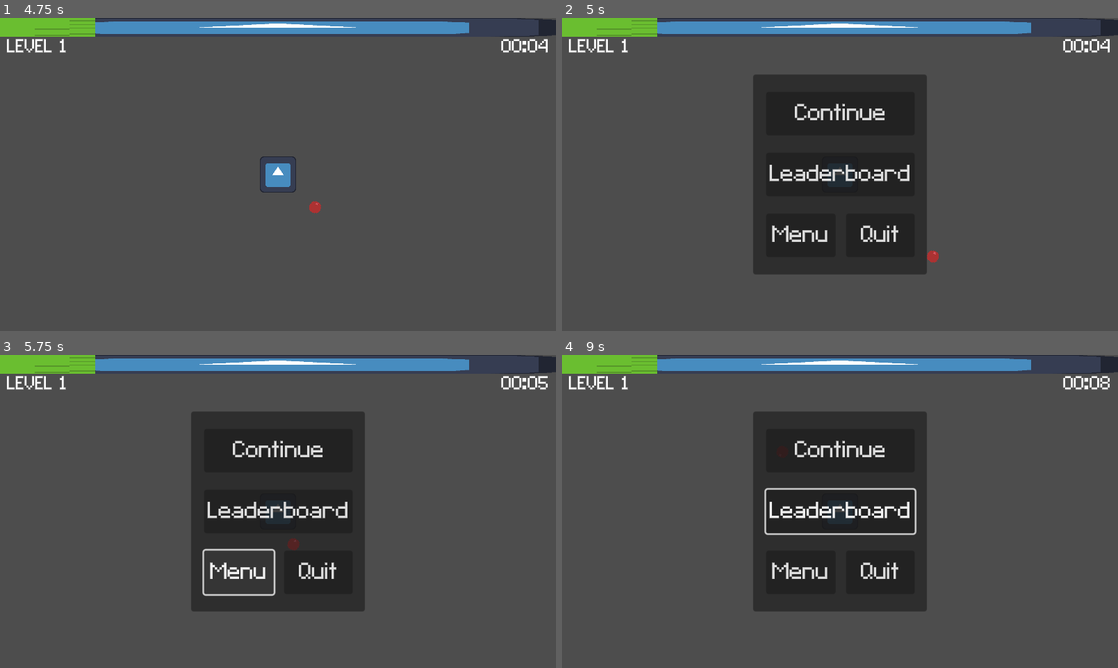
Above: before the commit, frames 1-4 (two rows, left to right).
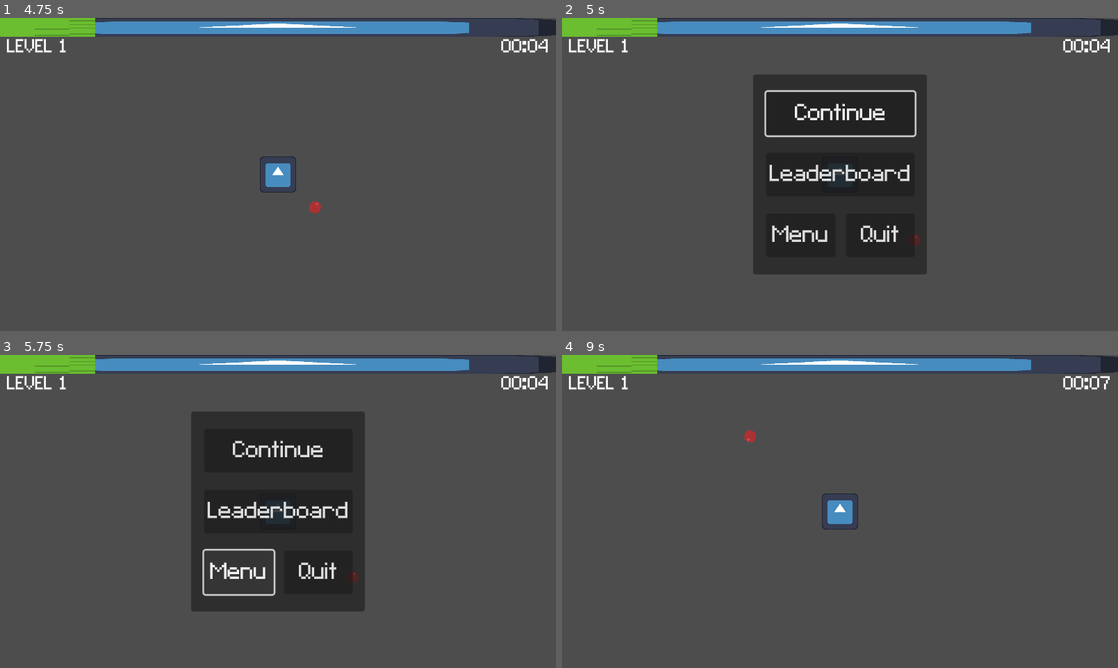
Above: after the commit, the same moments.

Repository: RenatoCLa/architecture-jam-2024
Game: Godot game, scene res://Scenes/Menus/Main_menu.tscn
The game is run twice, just before and just after one commit, with the same random seed, the same clock (stepped at 60 frames per second) and the same inputs. Before the commit the project starts from res://Scenes/rooms/Main_menu.tscn. The engine's default icon, where the game draws it, is replaced by a stand-in: a white triangle on a blue panel in a dark square.
Inputs (mouse positions are in pixels of both pictures, inside the frame that each line leads up to):
- Up to frame 1 (4.75 s): click "Play" at 0.5 s; move the mouse to (400, 158) at 1.27 s; press the mouse at (400, 158) at 1.28 s; hold D (walk_right) 1.28-2.03 s; move the mouse to (166, 190) at 2.02 s; release the mouse at (166, 190) at 2.03 s; hold S (walk_down) 2.03-2.78 s; click (166, 190) at 2.1 s; move the mouse to (333, 105) at 2.77 s; press the mouse at (333, 105) at 2.78 s; hold D (walk_right) 2.78-3.53 s; move the mouse to (250, 237) at 3.52 s; release the mouse at (250, 237) at 3.53 s; hold W (walk_up) 3.53-4.28 s; click (250, 237) at 3.6 s; tap Enter at 4.25 s; move the mouse to (444, 221) at 4.27 s; press the mouse at (444, 221) at 4.28 s; hold A (walk_left) from 4.28 s (still down)
- Up to frame 2 (5 s): keep holding A (walk_left); tap Escape (menu) at 4.9 s
- Up to frame 3 (5.75 s): release A (walk_left) at 5 s; release the mouse at (444, 558) at 5 s; click (239, 570) at 5 s, where only the run after the commit has a clickable "Menu"
- Up to frame 4 (9 s): click (840, 452) at 5.75 s, where only the run after the commit has a clickable "Continue"; move the mouse to (673, 464) at 6.52 s; hold A (walk_left) 6.53-7.28 s; click (673, 464) at 6.6 s; move the mouse to (867, 511) at 7.27 s; press the mouse at (867, 511) at 7.28 s; hold S (walk_down) 7.28-8.03 s; move the mouse to (756, 433) at 8.02 s; release the mouse at (756, 433) at 8.03 s; hold D (walk_right) 8.03-8.78 s; click (756, 433) at 8.1 s; move the mouse to (962, 495) at 8.77 s; press the mouse at (962, 495) at 8.78 s; hold W (walk_up) from 8.78 s (still down)

Frame 1 is identical in both runs. In frame 2, 0.7% of the frame differs, in the area x 36-68%, y 22-79%; in frame 3, 0.2%; in frame 4, 20%, in the area x 32-99%, y 6-82%.
Error before the commit: Attempt to call function 'grab_focus' in base 'null instance' on a null instance. (res://Scripts/pause_menu.gd:4)

Commit message:
Added Game Over Screen

Diff:
--- /dev/null
+++ b/Scenes/Menus/game_over.gd
@@ -0,0 +1,84 @@
+extends Control
+
+@onready var time_display = %"Run Time Display"
+@onready var kill_display = %"Run Kill Display"
+
+@onready var time_title = %"Run Time Title"
+@onready var kill_title = %"Run Kill Title"
+
+var tween: Tween
+
+#Values for the status animation
+
+var min_1 = 0
+var min_2 = 0
+var sec_1 = 0
+var sec_2 = 0
+
+var kills: int = 0
+
+#end value of the animation
+var e_min_1 = 0
+var e_min_2 = 0
+var e_sec_1 = 0
+var e_sec_2 = 0
+
+var e_kills: int = 0
+
+#Player statistics
+
+var kill_count: int
+var min: int
+var sec: int
+var total_sec: int
+
+var playing_anim: bool = false
+
+func _ready() -> void:
+	#self.process_mode = Node.PROCESS_MODE_WHEN_PAUSED
+	tween = get_tree().create_tween()
+	tween.set_pause_mode(Tween.TWEEN_PAUSE_PROCESS)
+	get_tree().paused = true
+	var min_s: String = str(min)
+	var sec_s: String = str(sec)
+
+	if min < 10:
+		min_s = str(0,min_s)
+	if sec < 10:
+		sec_s = str(0,sec_s)
+
+	e_min_1 = int(min_s[0])
+	e_min_2 = int(min_s[1])
+	e_sec_1 = int(sec_s[0])
+	e_sec_2 = int(sec_s[1])
+
+	playing_anim = true
+	game_over_screen_animation()
+
+func _physics_process(delta: float) -> void:
+	if playing_anim:
+		time_display.text = str(min_1, min_2, ":", sec_1, sec_2)
+
+		kill_display.text = str(kills)
+
+func game_over_screen_animation() -> void:
+	tween.tween_property(time_title, "modulate", Color.WHITE, 1)
+	tween.tween_property(time_display, "modulate", Color.WHITE, 1)
+
+	time_animation()
+
+	tween.tween_property(kill_title, "modulate", Color.WHITE, 1)
+	tween.tween_property(kill_display, "modulate", Color.WHITE, 1)
+
+	kill_count_animation()
+
+func time_animation() -> void:
+
+	tween.tween_property(self, "min_2", e_min_2, .3)
+	tween.tween_property(self, "min_1", e_min_1, .3)
+	tween.tween_property(self, "sec_2", e_sec_2, .3)
+	tween.tween_property(self, "sec_1", e_sec_1, .3)
+
+func kill_count_animation() -> void:
+	tween.tween_property(self, "kills", kill_count, 1.5)
+	tween.tween_property(self, "playing_anim", false, 0)
--- /dev/null
+++ b/Scenes/Menus/game_over_screen.tscn
@@ -0,0 +1,139 @@
+[gd_scene load_steps=7 format=3 uid="uid://dsna8ksy6lb1c"]
+
+[ext_resource type="Script" path="res://Scenes/Menus/game_over.gd" id="1_ltjmo"]
+[ext_resource type="Theme" uid="uid://t73g016048ng" path="res://font_placeholder.tres" id="2_3nspr"]
+[ext_resource type="Texture2D" uid="uid://cg34xy48y0nx3" path="res://Sprites/base_floor_grass.png" id="3_f7k4q"]
+
+[sub_resource type="LabelSettings" id="LabelSettings_if5kg"]
+font_size = 64
+
+[sub_resource type="LabelSettings" id="LabelSettings_l4rup"]
+font_size = 32
+
+[sub_resource type="LabelSettings" id="LabelSettings_jbc5v"]
+font_size = 32
+
+[node name="Game Over Screen" type="Control"]
+process_mode = 2
+layout_mode = 3
+anchors_preset = 15
+anchor_right = 1.0
+anchor_bottom = 1.0
+grow_horizontal = 2
+grow_vertical = 2
+script = ExtResource("1_ltjmo")
+
+[node name="Background" type="TextureRect" parent="."]
+modulate = Color(0, 0, 0, 0.345098)
+layout_mode = 1
+anchors_preset = 15
+anchor_right = 1.0
+anchor_bottom = 1.0
+grow_horizontal = 2
+grow_vertical = 2
+texture = ExtResource("3_f7k4q")
+stretch_mode = 1
+
+[node name="Game Over Title" type="Label" parent="."]
+layout_mode = 1
+anchors_preset = 5
+anchor_left = 0.5
+anchor_right = 0.5
+offset_left = -130.0
+offset_top = 16.0
+offset_right = 130.0
+offset_bottom = 81.0
+grow_horizontal = 2
+theme = ExtResource("2_3nspr")
+text = "GAME OVER"
+label_settings = SubResource("LabelSettings_if5kg")
+
+[node name="Status Screen" type="Control" parent="."]
+layout_mode = 1
+anchors_preset = 8
+anchor_left = 0.5
+anchor_top = 0.5
+anchor_right = 0.5
+anchor_bottom = 0.5
+offset_left = -250.0
+offset_top = -101.0
+offset_right = 250.0
+offset_bottom = 149.0
+grow_horizontal = 2
+grow_vertical = 2
+
+[node name="TextureRect" type="TextureRect" parent="Status Screen"]
+modulate = Color(0.130772, 0.130772, 0.130772, 1)
+layout_mode = 1
+anchors_preset = 15
+anchor_right = 1.0
+anchor_bottom = 1.0
+grow_horizontal = 2
+grow_vertical = 2
+texture = ExtResource("3_f7k4q")
+stretch_mode = 1
+
+[node name="Text Status" type="VBoxContainer" parent="Status Screen"]
+z_index = 2
+offset_left = 17.0
+offset_right = 483.0
+offset_bottom = 74.0
+
+[node name="CenterTime" type="CenterContainer" parent="Status Screen/Text Status"]
+layout_mode = 2
+
+[node name="Time" type="HSplitContainer" parent="Status Screen/Text Status/CenterTime"]
+layout_mode = 2
+dragger_visibility = 1
+
+[node name="Run Time Title" type="Label" parent="Status Screen/Text Status/CenterTime/Time"]
+unique_name_in_owner = true
+modulate = Color(1, 1, 1, 0)
+custom_minimum_size = Vector2(0, 35)
+layout_mode = 2
+theme = ExtResource("2_3nspr")
+text = "Run Time:"
+label_settings = SubResource("LabelSettings_l4rup")
+horizontal_alignment = 1
+vertical_alignment = 1
+
+[node name="Run Time Display" type="Label" parent="Status Screen/Text Status/CenterTime/Time"]
+unique_name_in_owner = true
+modulate = Color(1, 1, 1, 0)
+custom_minimum_size = Vector2(72, 35)
+layout_mode = 2
+theme = ExtResource("2_3nspr")
+text = "00:00"
+label_settings = SubResource("LabelSettings_l4rup")
+vertical_alignment = 1
+
+[node name="CenterKill" type="CenterContainer" parent="Status Screen/Text Status"]
+layout_mode = 2
+
+[node name="Kill Count" type="HSplitContainer" parent="Status Screen/Text Status/CenterKill"]
+layout_mode = 2
+dragger_visibility = 1
+
+[node name="Run Kill Title" type="Label" parent="Status Screen/Text Status/CenterKill/Kill Count"]
+unique_name_in_owner = true
+modulate = Color(1, 1, 1, 0)
+custom_minimum_size = Vector2(0, 35)
+layout_mode = 2
+theme = ExtResource("2_3nspr")
+text = "Kills:"
+label_settings = SubResource("LabelSettings_jbc5v")
+
+[node name="Run Kill Display" type="Label" parent="Status Screen/Text Status/CenterKill/Kill Count"]
+unique_name_in_owner = true
+modulate = Color(1, 1, 1, 0)
+custom_minimum_size = Vector2(0, 35)
+layout_mode = 2
+theme = ExtResource("2_3nspr")
+text = "150"
+label_settings = SubResource("LabelSettings_jbc5v")
+
+[node name="Label" type="Label" parent="."]
+visible = false
+custom_minimum_size = Vector2(0, 35)
+theme = ExtResource("2_3nspr")
+label_settings = SubResource("LabelSettings_jbc5v")
--- a/Scripts/enemy_spawner.gd
+++ b/Scripts/enemy_spawner.gd
@@ -103,6 +103,7 @@
 
 func on_entity_death() -> void:
 	#on death
+	player.kill_count += 1
 	current_wave_size -= 1 #reduce number of enemies by 1
 	print("current wave size: ", current_wave_size)
 	if current_wave_size <= 0: #if there's no enemy left
--- a/Scripts/leveling_system.gd
+++ b/Scripts/leveling_system.gd
@@ -21,7 +21,7 @@
 #FUNCTIONS
 
 func _ready() -> void:
-	update_time_display()
+	update_level_display()
 
 #Check if the Level Up UI is closed, if it is, allow another one to spawn
 #this is meant for scenarios where you level up multiple times in a row, so that
@@ -55,7 +55,7 @@
 
 func level_up() -> void:
 	increase_xp_treshold() #increase level up experience requirement
-	update_time_display()
+	update_level_display()
 	print("Current level: ", level)
 	#bring up Upgrade Selection UI
 	pop_up_options()
@@ -76,7 +76,7 @@
 	ui_h.add_child(menu)
 	window_opened = true
 
-func update_time_display() -> void:
+func update_level_display() -> void:
 	level_display.text = "LEVEL %d" % level
 
 func update_xp_bar() -> void:
--- a/Scripts/pause_menu.gd
+++ b/Scripts/pause_menu.gd
@@ -1,7 +1,7 @@
 extends Control
 
 func _ready() -> void:
-	$Background/Options/Play.grab_focus()
+	$Background/Options/Continue.grab_focus()
 	get_tree().paused = true
 
 func _input(event: InputEvent) -> void:
@@ -20,7 +20,7 @@
 	pass # Replace with function body.
 
 func _on_main_menu_pressed() -> void:
-	get_tree().change_scene_to_file("res://Scenes/rooms/Main_menu.tscn")
+	get_tree().change_scene_to_file("res://Scenes/Menu/Main_menu.tscn")
 
 func _on_quit_pressed() -> void:
 	get_tree().quit()
--- a/Scripts/player_script.gd
+++ b/Scripts/player_script.gd
@@ -9,10 +9,12 @@
 #Stats
 var speed: float = 150
 var base_speed: float = 150
-var max_health: float = 100
+var max_health: float = 1
 var base_max_health: float = 100
 var base_current_health: float
 var current_health: float
+
+var kill_count: int
 
 #Stats multipliers
 var hp_multi: float = 0
@@ -31,7 +33,12 @@
 @onready var health_bar: TextureProgressBar = $HealthBar
 @onready var spawn_range = $"Camera2D/Spawn Area/Spawn Range"
 @onready var spawn_point = $"Camera2D/Spawn Area/Spawn Range/Spawn Point"
-@onready var pause_menu = preload("res://Scenes/rooms/pause_menu.tscn")
+@onready var time_tracker = $GUI/Time_Control
+@onready var GUI = $GUI
+
+#Preloadede Scenes
+@onready var pause_menu = preload("res://Scenes/Menus/pause_menu.tscn")
+@onready var game_over_screen = preload("res://Scenes/Menus/game_over_screen.tscn")
 
 #FUNCTIONS
 
@@ -48,7 +55,7 @@
 func _unhandled_input(event: InputEvent) -> void:
 	if event.is_action_pressed("menu"):
 		var menu = pause_menu.instantiate()
-		add_child(menu)
+		$GUI.add_child(menu)
 
 func _physics_process(_delta: float) -> void:
 	#calls the movement function
@@ -108,10 +115,7 @@
 	update_health_bar()
 	#if health is depleted
 	if(current_health <= 0):
-		#add death animation
-		#freeze game
-		#call end game screen
-		get_tree().quit()
+		die()
 
 func health_display() -> void:
 		#hide health bar if health is full
@@ -120,3 +124,15 @@
 	else:
 		#shows health bar if health is not full
 		health_bar.show()
+
+func die() -> void:
+	#add death animation
+	var game_over = game_over_screen.instantiate()
+
+	game_over.kill_count = kill_count
+	game_over.sec = time_tracker.seconds
+	game_over.min = time_tracker.minutes
+	game_over.total_sec = int(roundf(time_tracker.time))
+
+	time_tracker.time_stop()
+	GUI.add_child(game_over)
--- a/project.godot
+++ b/project.godot
@@ -11,7 +11,7 @@
 [application]
 
 config/name="archGameJam"
-run/main_scene="res://Scenes/rooms/Main_menu.tscn"
+run/main_scene="res://Scenes/Menus/Main_menu.tscn"
 config/features=PackedStringArray("4.3", "Forward Plus")
 config/icon="res://Sprites/icon.svg"
 
Renamed: Scenes/rooms/Main_menu.tscn -> Scenes/Menus/Main_menu.tscn
Renamed: Scenes/rooms/pause_menu.tscn -> Scenes/Menus/pause_menu.tscn
